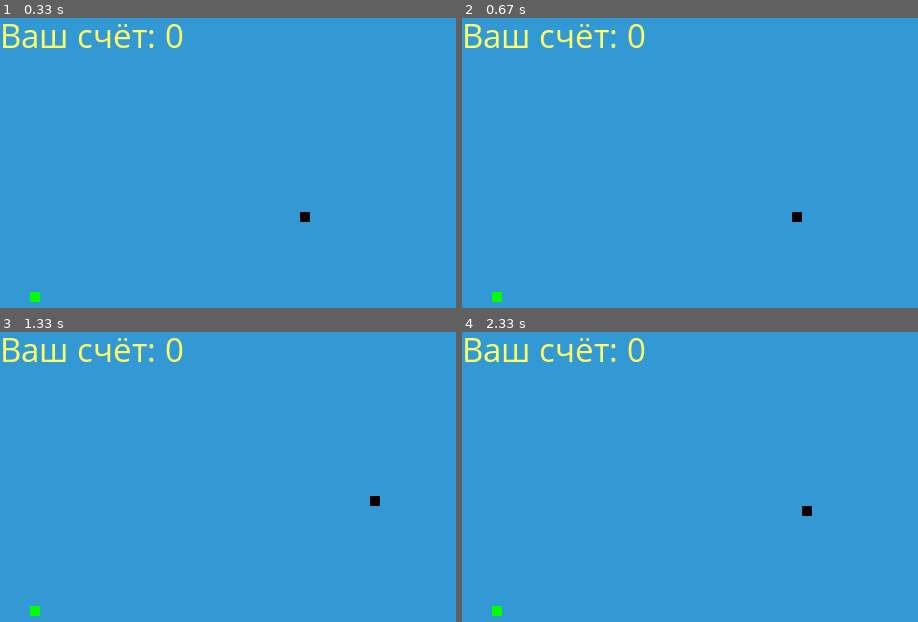
Above: before the commit, frames 1-4 (two rows, left to right).
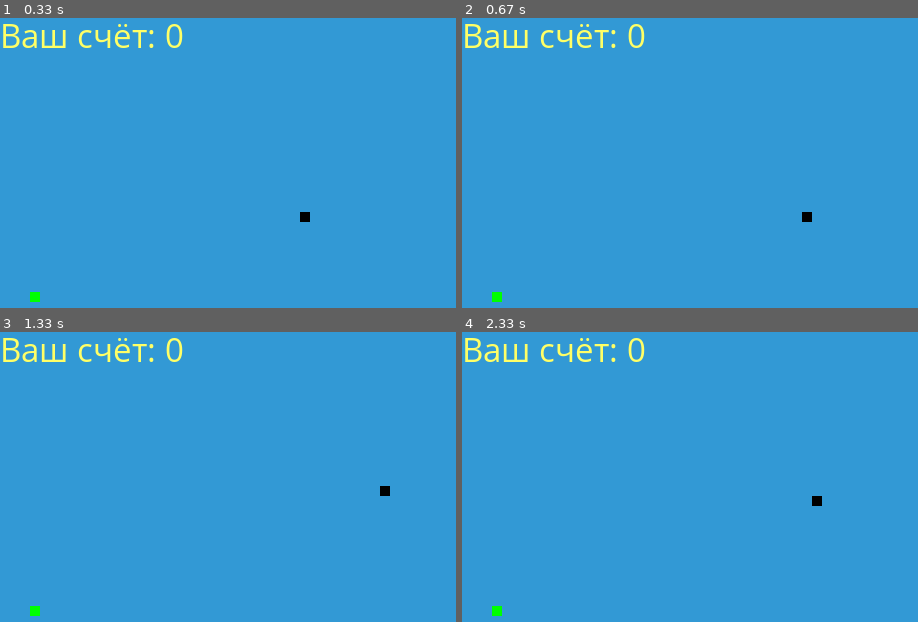
Above: after the commit, the same moments.

Repository: Eluaides/projekt1
Game: pygame game, started from import_pygame123.py
The game is run twice, just before and just after one commit, with the same random seed, the same clock (stepped at 60 frames per second) and the same inputs.
Inputs:
- Up to frame 1 (0.33 s): no input
- Up to frame 2 (0.67 s): hold Right from 0.33 s (still down)
- Up to frame 3 (1.33 s): release Right at 0.8 s; hold Up 0.83-1.13 s; hold Right from 1.17 s (still down)
- Up to frame 4 (2.33 s): release Right at 1.63 s; hold Left 1.67-2.2 s; hold Down from 2.23 s (still down)

Frame 1 is identical in both runs. In frame 2, 0.2% of the frame differs, in the area x 72-77%, y 66-71%; in frame 3, 0.2%; in frame 4, 0.2%.

Commit message:
Изменил название исполняемого файла. Изменил зеленый цвет и скорость змейки

Diff:
--- a/import pygame123.py
+++ b/import_pygame123.py
@@ -5,7 +5,7 @@
 white = (255, 255, 255)
 yellow = (255, 255, 102)
 black = (0, 0, 0)
-red = (213, 50, 80)
+red = (252, 50, 80)   # обновил цвет
 green = (0, 255, 0)
 blue = (50, 153, 213)
 dis_width = 600
@@ -14,10 +14,10 @@
 pygame.display.set_caption("Змейка")
 clock = pygame.time.Clock()
 snake_block = 10
-snake_speed = 10
+snake_speed = 12        #обновил скорость
 font_style = pygame.font.SysFont("bahnschrift", 25)
 score_font = pygame.font.SysFont("comicsansms", 35)
-
+#
 def Your_score(score):
    value = score_font.render("Ваш счёт: " + str(score), True, yellow)
    dis.blit(value, [0, 0])
